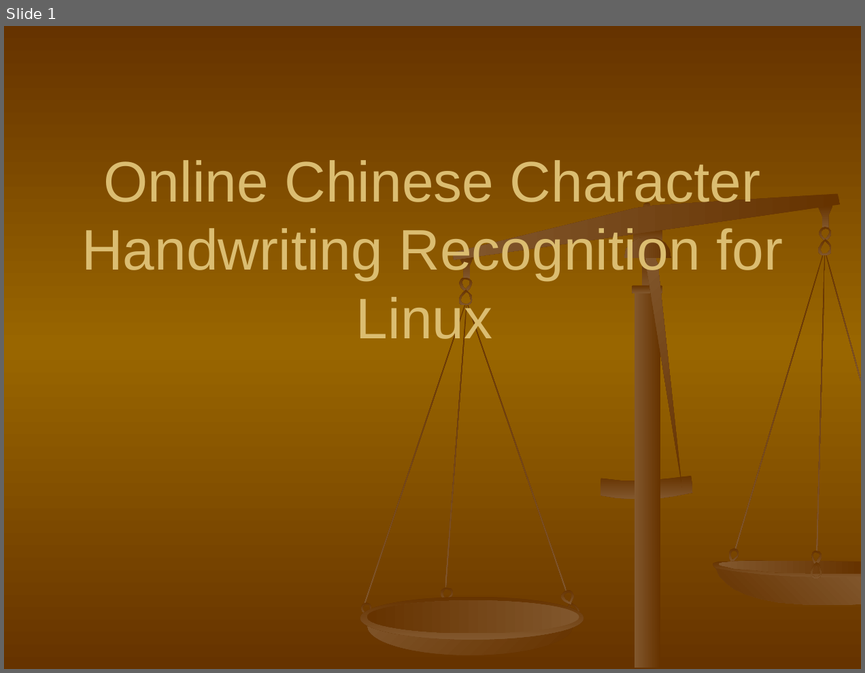
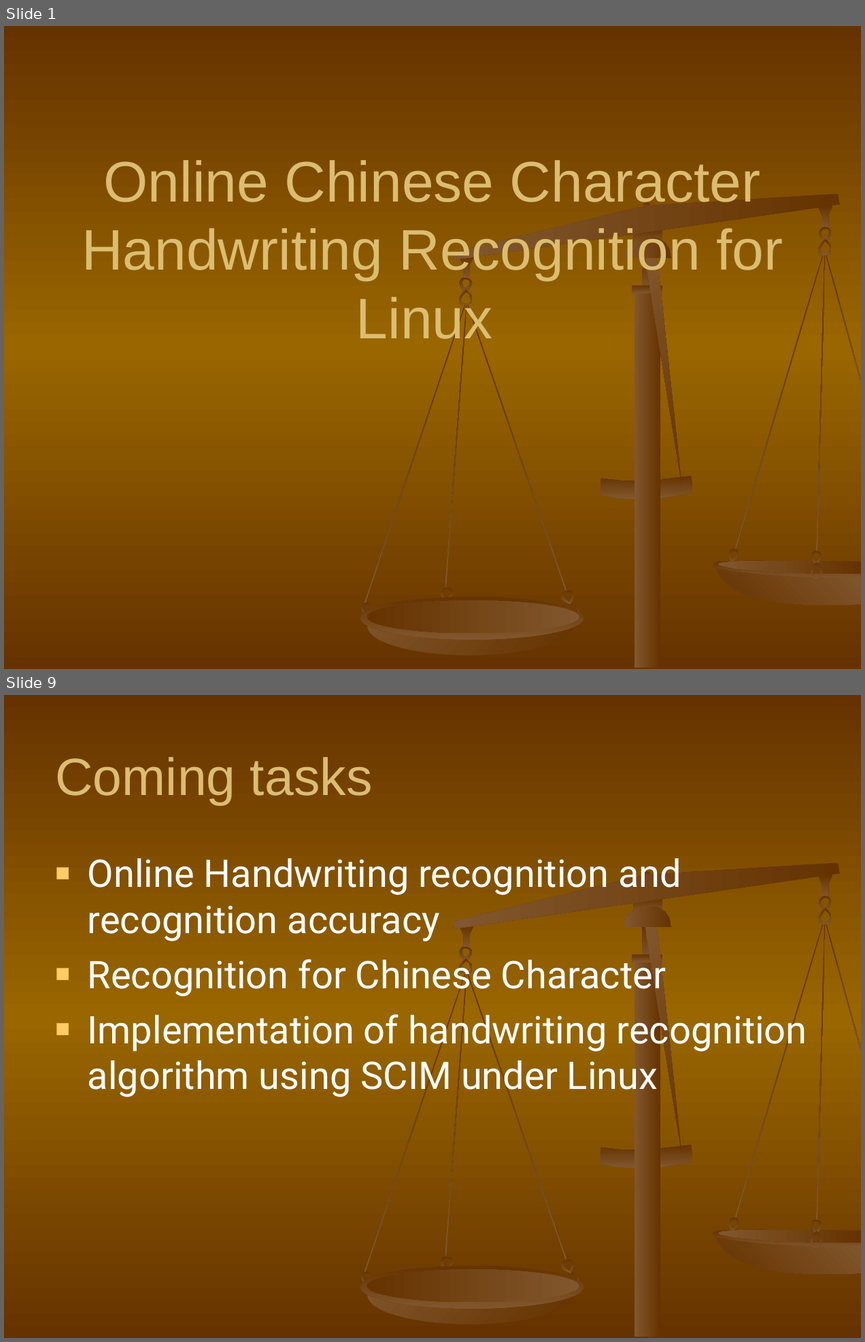
Before and after one commit to shaileshBhokare/honours, a slide deck: ITN100/Assignment/Presentation/presentation.ppt. Shown one above the other, each under a label of ours: slide 1 before the commit, slides 1 and 9 after it; the slides between them are not shown. The pictures are 865x673 and 865x1342 pixels, drawn with LibreOffice and Linux fonts; fonts in the diff are those of the drawing. Boxes give left, top, right and bottom in pixels: in the first picture for what was removed or moved away, otherwise in the second. Text is boxed around its words. In the diff, an @@ line names an element or a change of style, - is before the commit and + after.

```diff
--- a/ITN100/Assignment/Presentation/presentation.ppt
+++ b/ITN100/Assignment/Presentation/presentation.ppt
@@ slide 9 added at bbox=[4, 695, 861, 1338], background gradient #663300 to #996600; not listed: 34 template elements that a slide beside it also shows @@
@@ title added at bbox=[55, 757, 373, 805], 44 pt, text #DBBD71 @@
+Coming tasks
@@ text added at bbox=[88, 858, 807, 1098], 32 pt, text #FFFFFF @@
+■ Online Handwriting recognition and recognition accuracy
+■ Recognition for Chinese Character
+■ Implementation of handwriting recognition algorithm using SCIM under Linux
```
Also in this commit, not shown: 1 slide changed, 7 other slides added, 1 slide removed, 3 other files.
